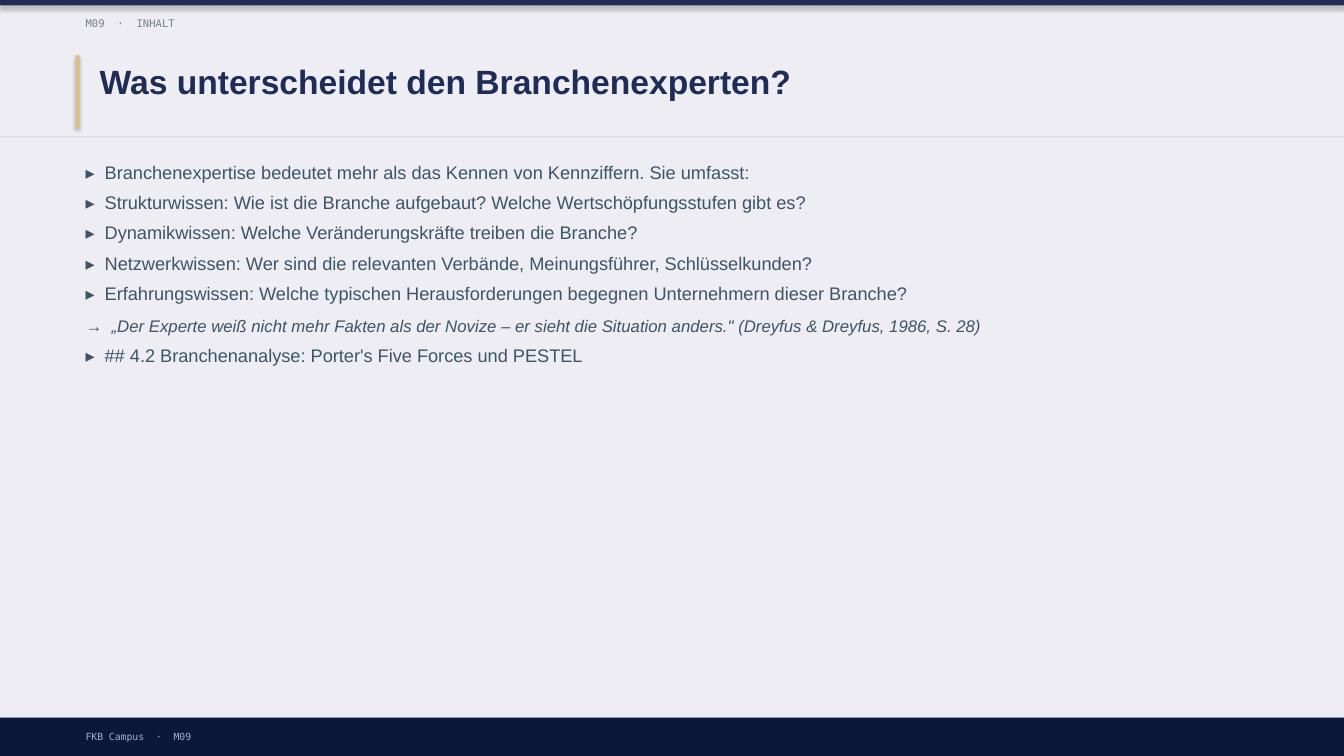
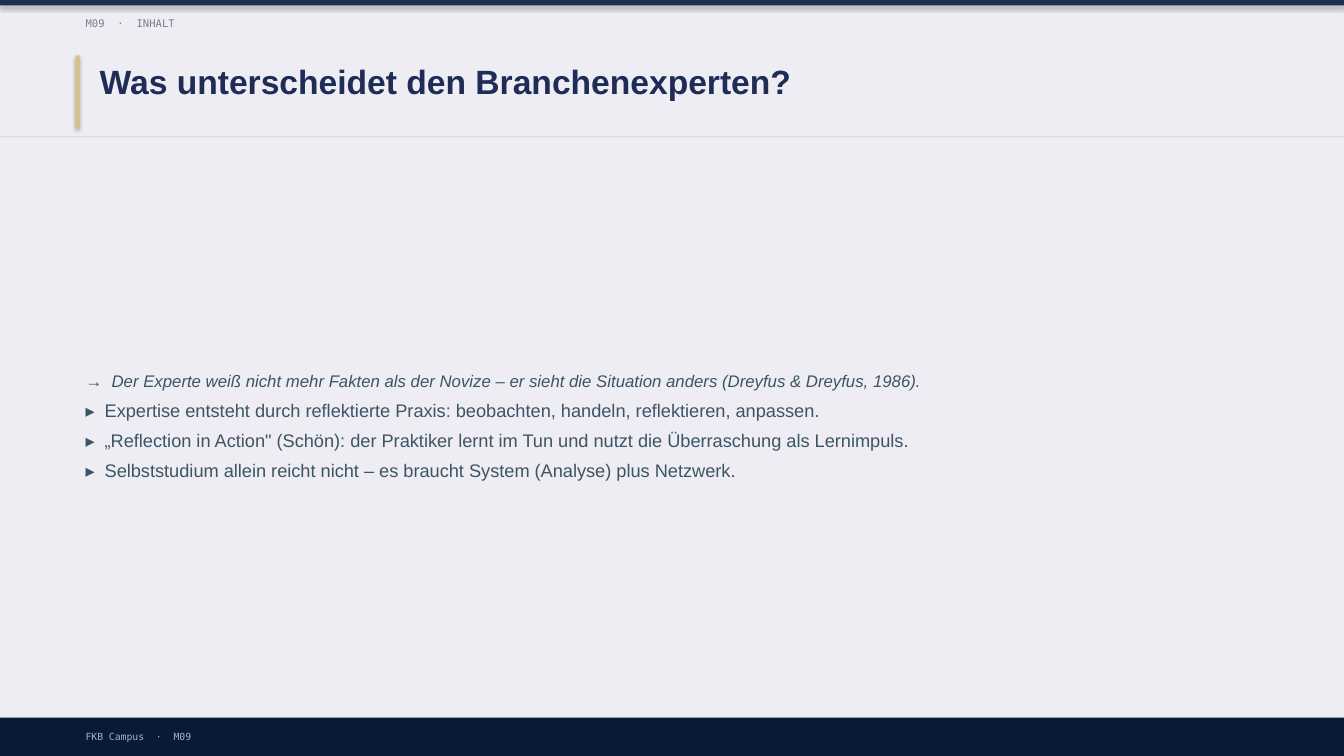
Before and after one commit to ck5rqc47pr-byte/firmenkundenakademie-online, a slide deck: slide 6 of protected-downloads/praesentation/M09.pptx (slide 5 before the commit). Drawn at 1344x756 pixels with LibreOffice and Linux fonts; fonts in the diff are those of the drawing. Boxes give left, top, right and bottom in pixels: in the first picture for what was removed or moved away, otherwise in the second. Text is boxed around its words. In the diff, an @@ line names an element or a change of style, - is before the commit and + after.

```diff
--- a/protected-downloads/praesentation/M09.pptx
+++ b/protected-downloads/praesentation/M09.pptx
@@ text "→ Der Experte weiß nicht ..." at (x1=105, y1=375, x2=921, y2=481): vertical alignment top to middle @@
@@ text at (x1=105, y1=375, x2=921, y2=481): text changed @@
-▸ Branchenexpertise bedeutet mehr als das Kennen von Kennziffern. Sie umfasst:
-▸ Strukturwissen: Wie ist die Branche aufgebaut? Welche Wertschöpfungsstufen gibt es?
-▸ Dynamikwissen: Welche Veränderungskräfte treiben die Branche?
-▸ Netzwerkwissen: Wer sind die relevanten Verbände, Meinungsführer, Schlüsselkunden?
-▸ Erfahrungswissen: Welche typischen Herausforderungen begegnen Unternehmern dieser Branche?
-→ „Der Experte weiß nicht mehr Fakten als der Novize – er sieht die Situation anders." (Dreyfus & Dreyfus, 1986, S. 28)
-▸ ## 4.2 Branchenanalyse: Porter's Five Forces und PESTEL
+→ Der Experte weiß nicht mehr Fakten als der Novize – er sieht die Situation anders (Dreyfus & Dreyfus, 1986).
+▸ Expertise entsteht durch reflektierte Praxis: beobachten, handeln, reflektieren, anpassen.
+▸ „Reflection in Action" (Schön): der Praktiker lernt im Tun und nutzt die Überraschung als Lernimpuls.
+▸ Selbststudium allein reicht nicht – es braucht System (Analyse) plus Netzwerk.
```
Also in this commit, not shown: 3 other slides changed, 13 slides added, 4 slides removed, 1 other file.
